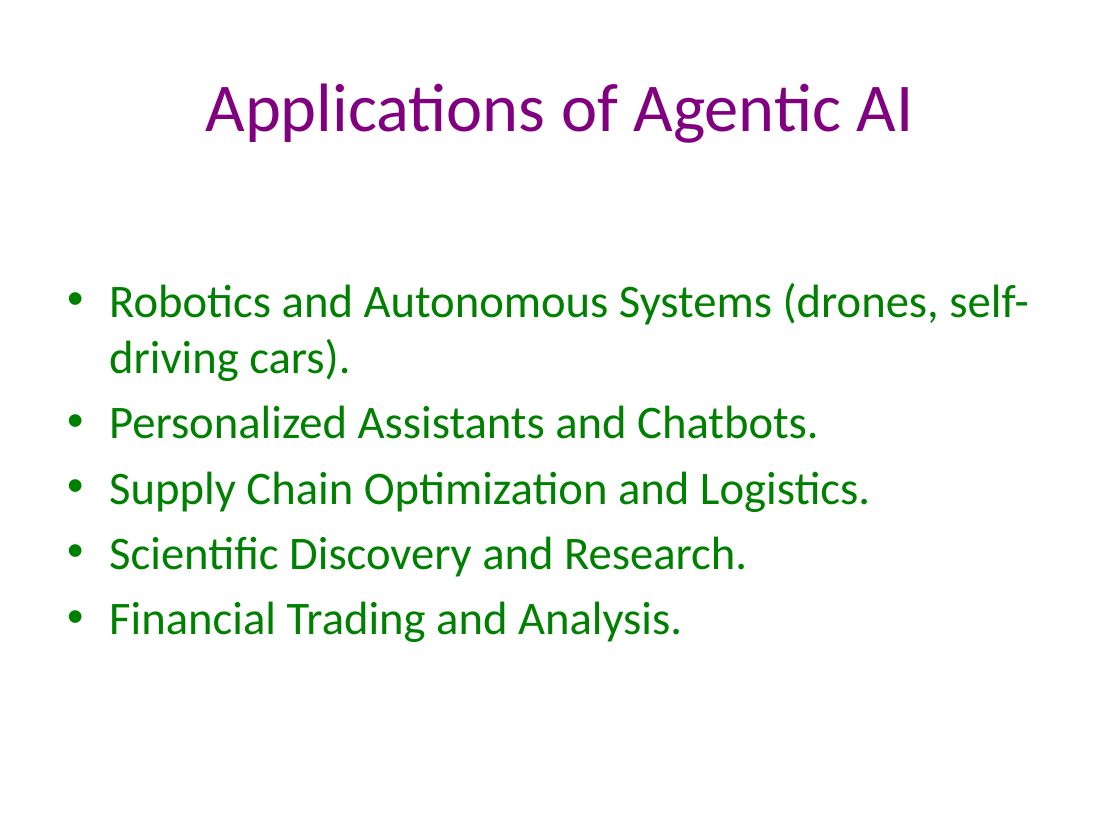
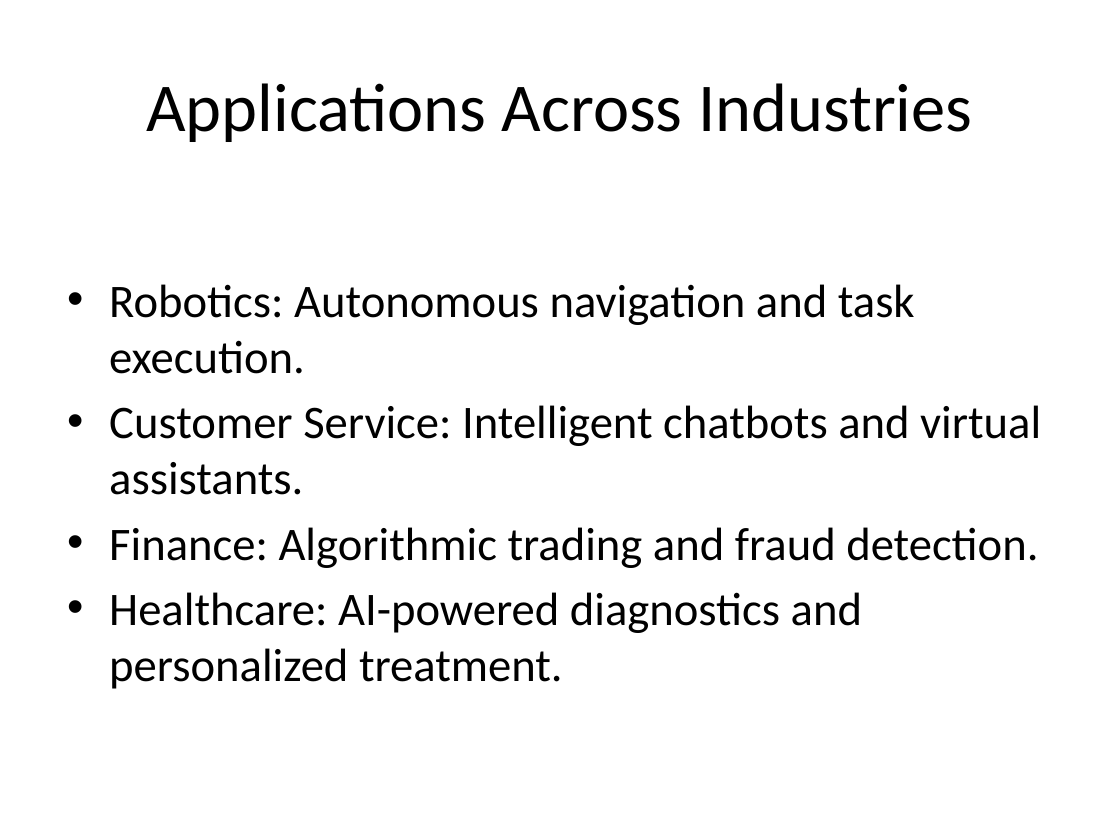
Before and after one commit to Anish-CodeDev/Desktop_AI_Agent, a slide deck: slide 6 of presentation.pptx (slide 5 before the commit). Drawn at 1120x840 pixels with LibreOffice and Linux fonts; fonts in the diff are those of the drawing. Boxes give left, top, right and bottom in pixels: in the first picture for what was removed or moved away, otherwise in the second. Text is boxed around its words. In the diff, an @@ line names an element or a change of style, - is before the commit and + after.

```diff
--- a/presentation.pptx
+++ b/presentation.pptx
@@ title at (x1=146, y1=83, x2=972, y2=142): text changed; text colour #800080 to #000000 @@
-Applications of Agentic AI
+Applications Across Industries
@@ text at (x1=109, y1=284, x2=1041, y2=689): text changed; text colour #008000 to #000000 @@
-• Robotics and Autonomous Systems (drones, self-driving cars).
-• Personalized Assistants and Chatbots.
-• Supply Chain Optimization and Logistics.
-• Scientific Discovery and Research.
-• Financial Trading and Analysis.
+• Robotics: Autonomous navigation and task execution.
+• Customer Service: Intelligent chatbots and virtual assistants.
+• Finance: Algorithmic trading and fraud detection.
+• Healthcare: AI-powered diagnostics and personalized treatment.
```
Also in this commit, not shown: 8 other slides changed, 1 slide removed, 7 other files.
